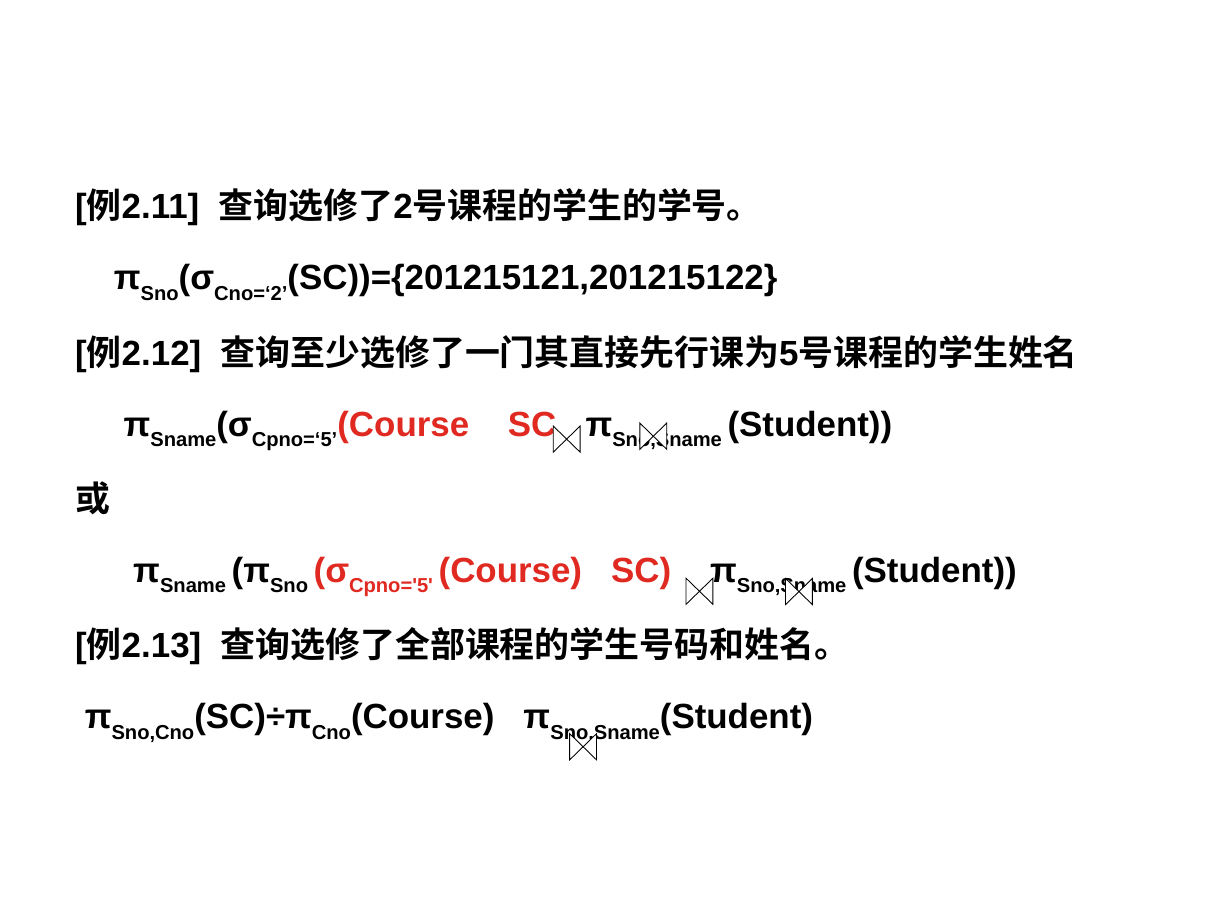
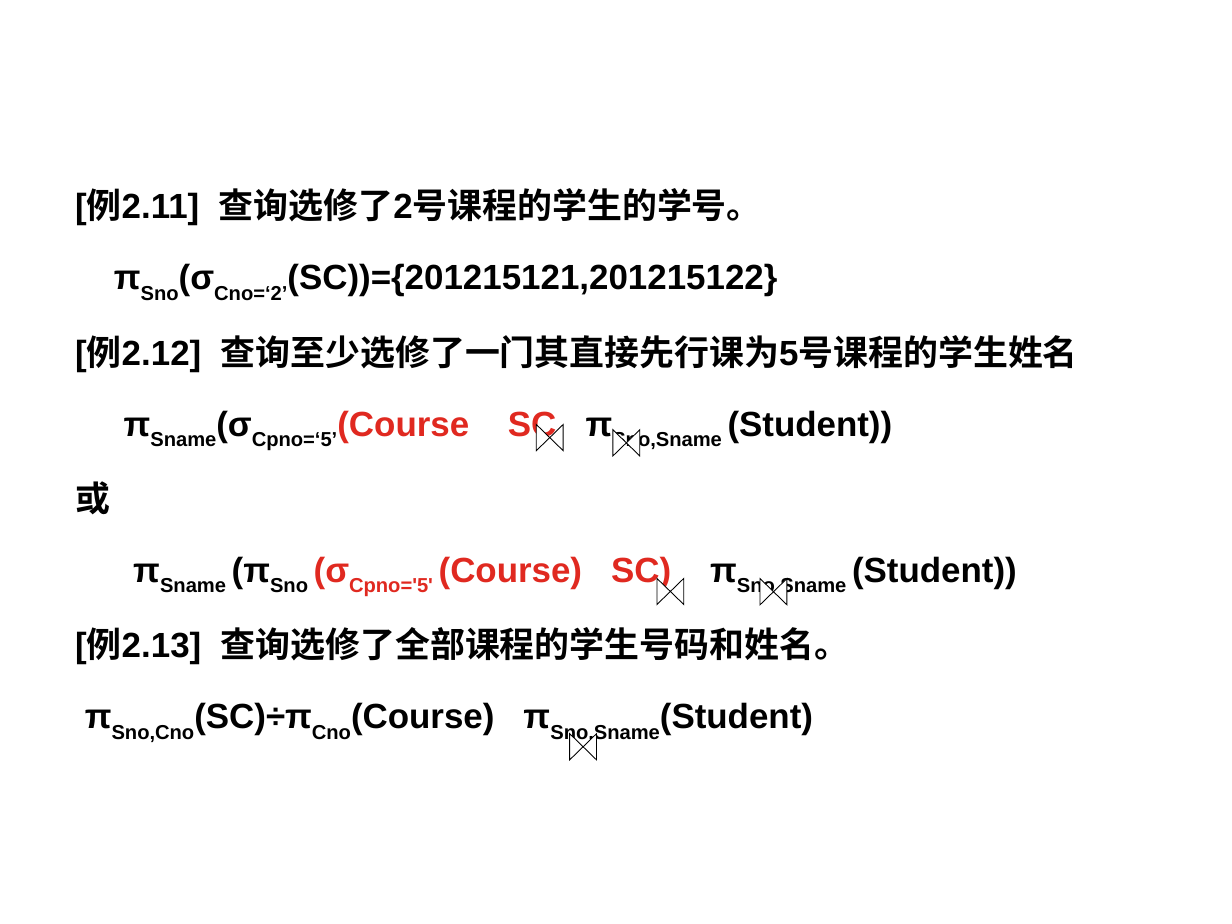
Before and after one commit to HBU/DataBase, a slide deck: slide 88 of PPT/DB第02章.ppt. Drawn at 1232x924 pixels with LibreOffice and Linux fonts; fonts in the diff are those of the drawing; background and template pictures are left out. Boxes give left, top, right and bottom in pixels: in the first picture for what was removed or moved away, otherwise in the second. Text is boxed around its words. In the diff, an @@ line names an element or a change of style, - is before the commit and + after.

```diff
--- a/PPT/DB第02章.ppt
+++ b/PPT/DB第02章.ppt
@@ flow chart collate: place and size @@
-flow chart collate at [553,427,580,453]
+flow chart collate at [537,424,564,450]
@@ flow chart collate: place and size @@
-flow chart collate at [640,423,667,449]
+flow chart collate at [613,431,640,456]
@@ flow chart collate: place and size @@
-flow chart collate at [686,578,713,604]
+flow chart collate at [657,578,684,604]
@@ flow chart collate: place and size @@
-flow chart collate at [785,578,813,604]
+flow chart collate at [760,578,787,604]
```
Also in this commit, not shown: 24 other slides changed, 6 other files.
